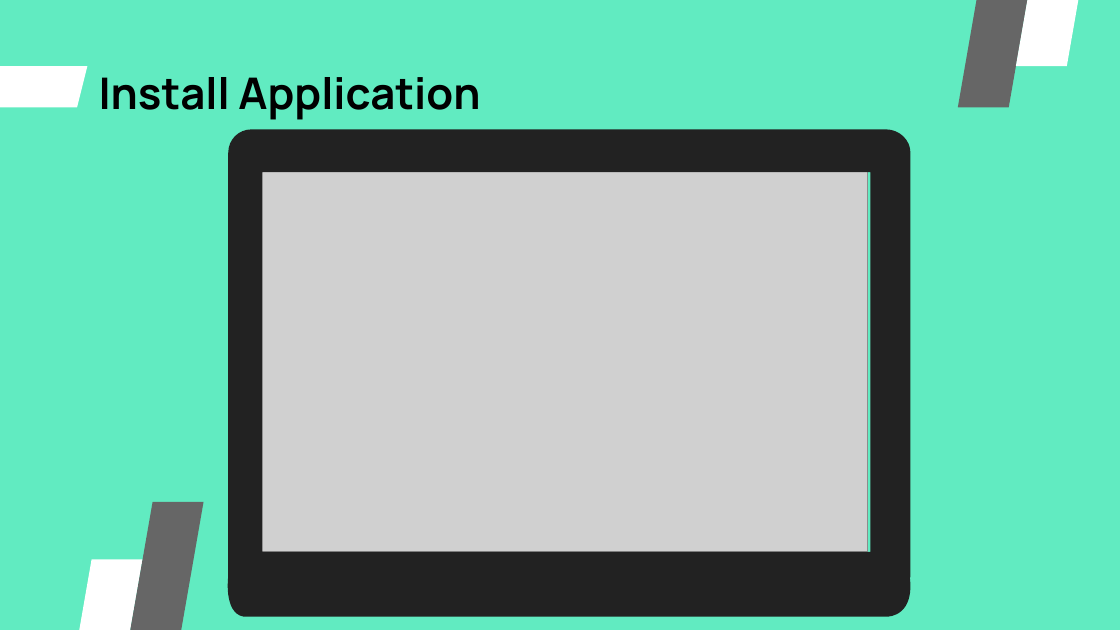
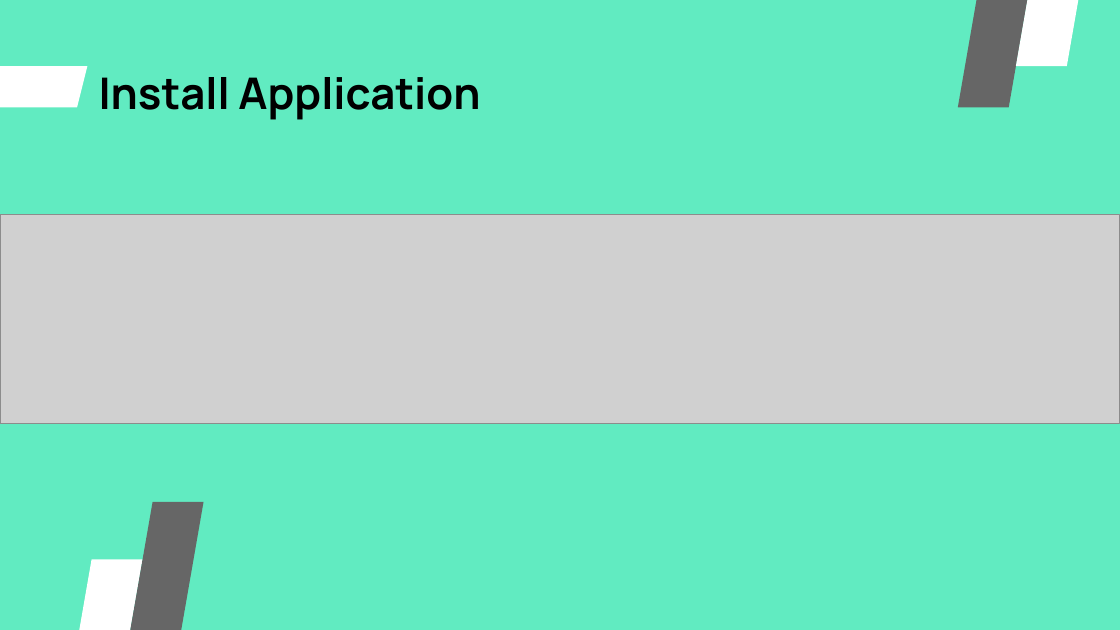
Before and after one commit to igstbagusdharmaputra/DumbwaysBootcamp, a slide deck: slide 28 of dumbweek3/Dumbweek3.pptx (slide 11 before the commit). Drawn at 1120x630 pixels with LibreOffice and Linux fonts; fonts in the diff are those of the drawing; grey boxes stand for pictures. Boxes give left, top, right and bottom in pixels: in the first picture for what was removed or moved away, otherwise in the second. Text is boxed around its words. In the diff, an @@ line names an element or a change of style, - is before the commit and + after.

```diff
--- a/dumbweek3/Dumbweek3.pptx
+++ b/dumbweek3/Dumbweek3.pptx
@@ freeform shape removed at [228, 130, 911, 578] @@
@@ picture removed at [252, 166, 867, 551] @@
@@ picture added at [0, 214, 1120, 422] @@
@@ freeform shape removed at [223, 575, 915, 616] @@
```
Also in this commit, not shown: 17 other slides changed, 67 slides added, 1 other file.
